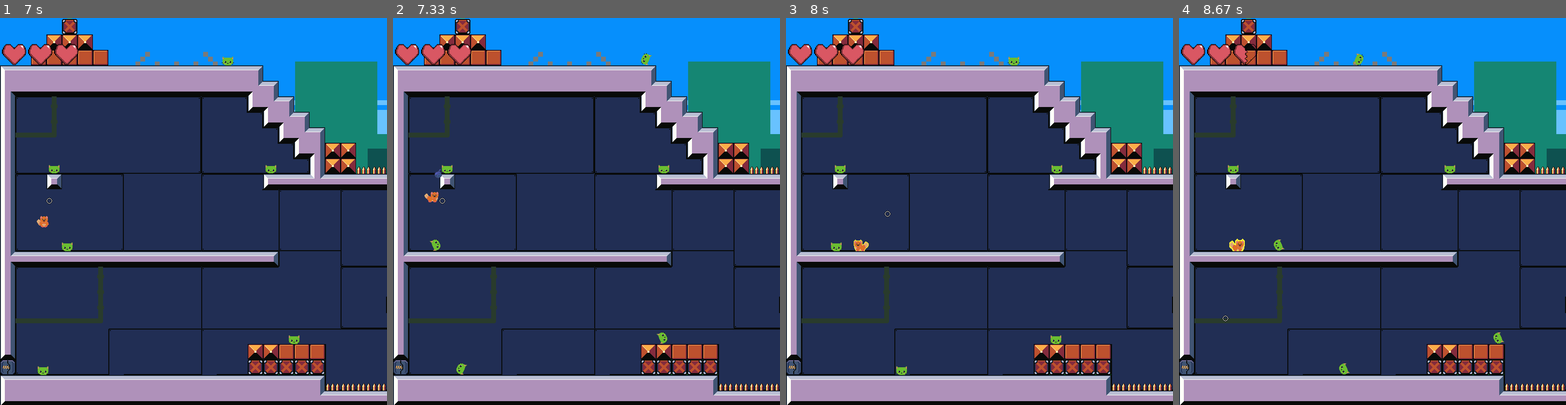
Above: before the commit, frames 1-4 (left to right).
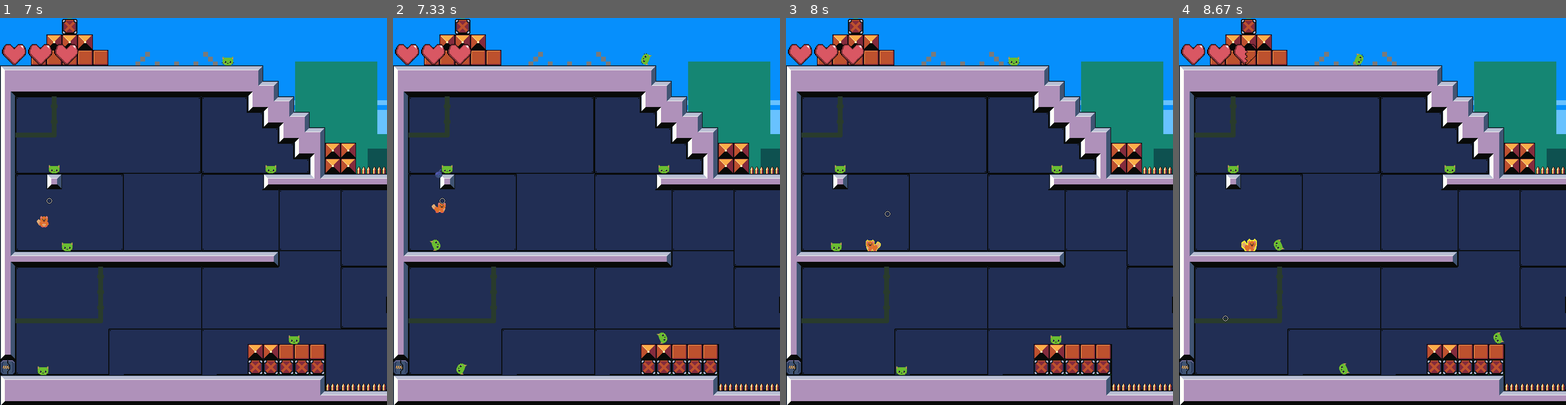
Above: after the commit, the same moments.

Repository: manucouto1/PyGame_5Gatos
Game: pygame game, started from src/main.py
The game is run twice, just before and just after one commit, with the same random seed, the same clock (stepped at 60 frames per second) and the same inputs.
Inputs (mouse positions are in pixels of both pictures, inside the frame that each line leads up to):
- Up to frame 1 (7 s): click "Play" at 0.38 s; hold Right 0.67-1.13 s; move the mouse to (232, 238) at 0.7 s; hold Up 1.17-1.47 s; move the mouse to (263, 254) at 1.2 s; hold Right 1.5-1.97 s; move the mouse to (65, 76) at 1.53 s; hold Left 2-2.53 s; move the mouse to (274, 161) at 2.03 s; hold Left 2.57-2.97 s; move the mouse to (116, 149) at 2.6 s; hold Up 3-3.37 s; move the mouse to (239, 184) at 3.03 s; hold Right 3.4-4.03 s; move the mouse to (69, 137) at 3.43 s; hold Left 4.07-4.53 s; move the mouse to (54, 230) at 4.1 s; hold Right 4.57-5.03 s; move the mouse to (131, 83) at 4.6 s; hold Up 5.07-5.37 s; move the mouse to (108, 335) at 5.1 s; hold Right 5.4-5.87 s; move the mouse to (255, 188) at 5.43 s; hold Left 5.9-6.43 s; move the mouse to (243, 165) at 5.93 s; hold Left 6.47-6.87 s; move the mouse to (166, 335) at 6.5 s; hold Up from 6.9 s (still down); move the mouse to (50, 199) at 6.93 s
- Up to frame 2 (7.33 s): release Up at 7.27 s; hold Right from 7.3 s (still down)
- Up to frame 3 (8 s): move the mouse to (886, 215) at 7.33 s; release Right at 7.93 s; hold Left from 7.97 s (still down)
- Up to frame 4 (8.67 s): move the mouse to (1349, 176) at 8 s; release Left at 8.43 s; hold Right from 8.47 s (still down); move the mouse to (1225, 319) at 8.5 s

Frame 1 is identical in both runs. In frame 2, 0.2% of the frame differs, in the area x 8-14%, y 39-51%; in frame 3, 0.2%; in frame 4, 0.2%, in the area x 13-21%, y 57-61%.

Commit message:
[Eliminar Collide Mask]

Diff:
--- a/src/levels/level.py
+++ b/src/levels/level.py
@@ -30,7 +30,7 @@
         self.zone_events_builder = EventsBuilder(container, self.level_dto)
         self.platforms = pg.sprite.Group()
         self.dangerous = pg.sprite.Group()
-        self.h_bullets, self.enemies, self.e_bullets = None, None, None
+        self.h_bullets, self.enemies, self.e_bullets, self.camera = None, None, None, None
         self.hero, self.a, self.layers, self.zone_events = None, None, None, None
 
     def build(self, player):
@@ -70,7 +70,6 @@
             self.e_bullets = builder.e_bullets
             self.zone_events = builder.zone_events_builder.build(self, self.camera.scroll)
             self.dead_enemies = ScrollAdjustedGroup(self.camera.scroll)
-
         except IOError:
             print("Level Error")
 
--- a/src/sprites/active/active_entity.py
+++ b/src/sprites/active/active_entity.py
@@ -73,21 +73,18 @@
     def collide_ground(self, xvel, yvel, platforms):
         collide_l = pg.sprite.spritecollide(self, platforms, False)
         for p in collide_l:
-            if yvel != 0:
-                if pg.sprite.collide_mask(self, p):
-                    if yvel > 0:
-                        self.rect.bottom = p.rect.top
-                        self.onGround = True
-                        self.num_jumps = 0
-                    if yvel < 0:
-                        self.rect.top = p.rect.bottom
-                        self.vel.y = 0
-            if xvel != 0:
-                if pg.sprite.collide_rect(self, p):
-                    if xvel > 0:
-                        self.rect.right = p.rect.left
-                    if xvel < 0:
-                        self.rect.left = p.rect.right
+            if pg.sprite.collide_rect(self, p):
+                if yvel > 0:
+                    self.rect.bottom = p.rect.top
+                    self.onGround = True
+                    self.num_jumps = 0
+                if yvel < 0:
+                    self.rect.top = p.rect.bottom
+                    self.vel.y = 0
+                if xvel > 0:
+                    self.rect.right = p.rect.left
+                if xvel < 0:
+                    self.rect.left = p.rect.right
 
     def apply(self, platforms, dt):
         self.gravity(dt)
